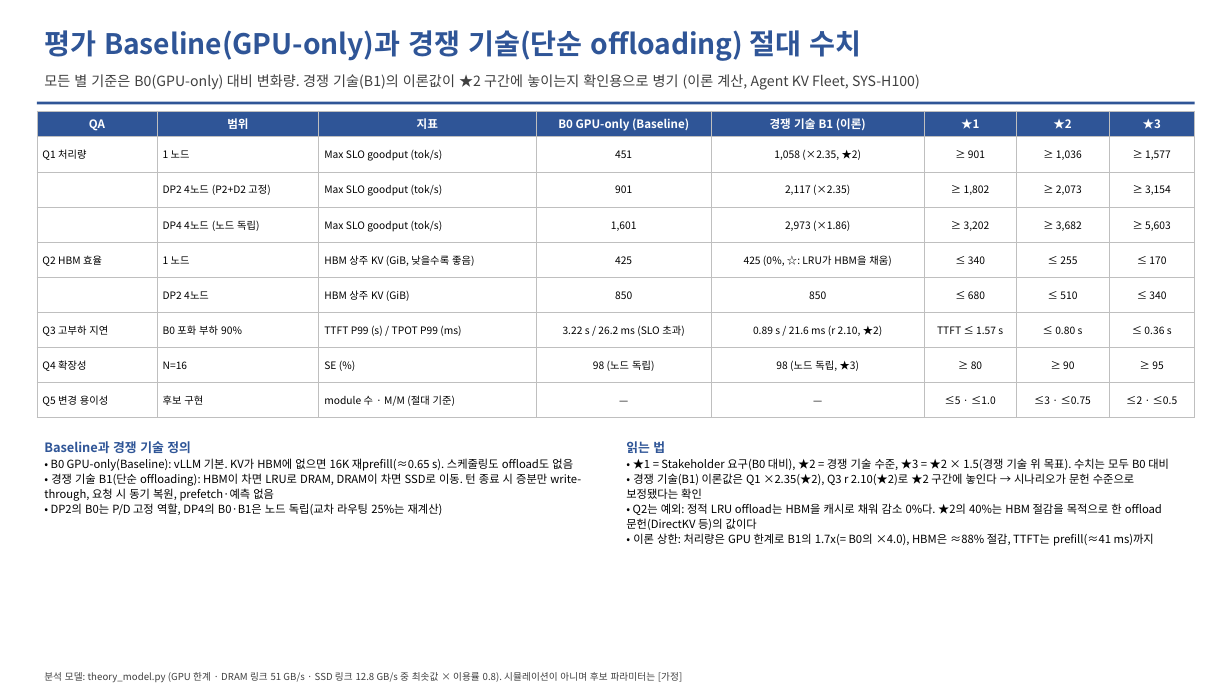
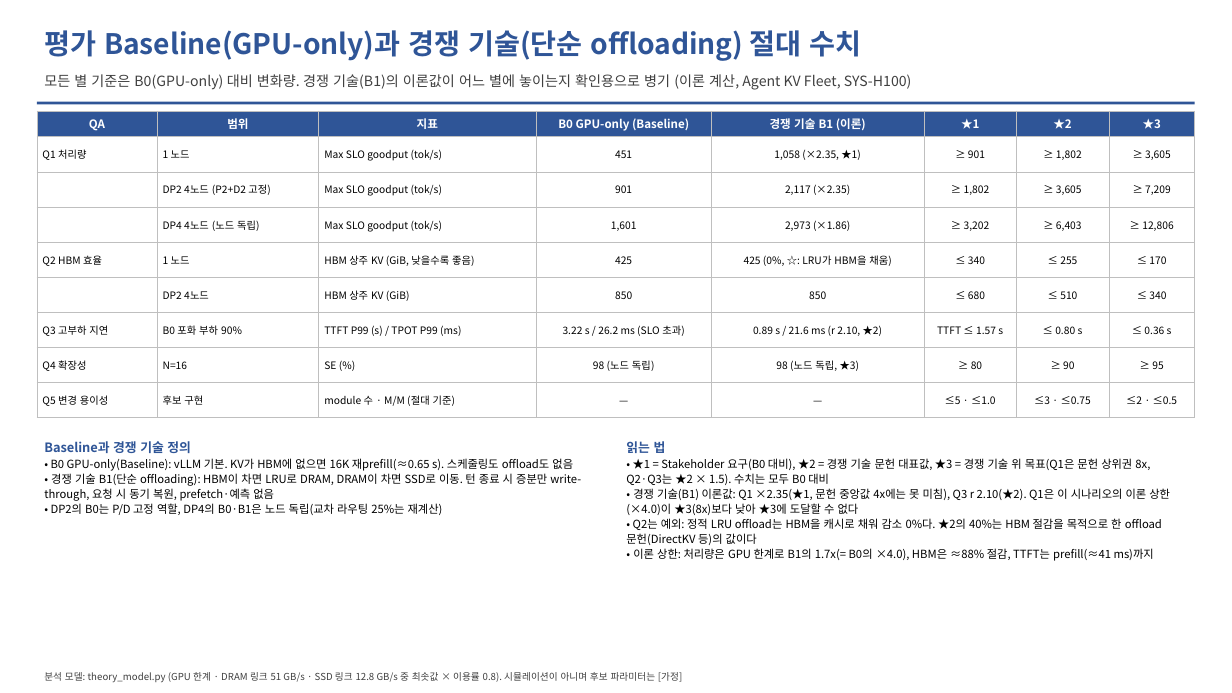
Before and after one commit to mkim0628/vllm, a slide deck: slide 10 of doc-mk/QA-criteria-v4/DP-QA-criteria-v4.pptx. Drawn at 1232x693 pixels with LibreOffice and Linux fonts; fonts in the diff are those of the drawing. Boxes give left, top, right and bottom in pixels: in the first picture for what was removed or moved away, otherwise in the second. Text is boxed around its words. In the diff, an @@ line names an element or a change of style, - is before the commit and + after.

```diff
--- a/doc-mk/QA-criteria-v4/DP-QA-criteria-v4.pptx
+++ b/doc-mk/QA-criteria-v4/DP-QA-criteria-v4.pptx
@@ text at <box>44,74,912,90</box>: text changed @@
-모든 별 기준은 B0(GPU-only) 대비 변화량. 경쟁 기술(B1)의 이론값이 ★2 구간에 놓이는지 확인용으로 병기 (이론 계산, Agent KV Fleet, SYS-H100)
+모든 별 기준은 B0(GPU-only) 대비 변화량. 경쟁 기술(B1)의 이론값이 어느 별에 놓이는지 확인용으로 병기 (이론 계산, Agent KV Fleet, SYS-H100)
@@ table at <box>37,111,1195,418</box> @@
-row 2: Q1 처리량 | 1 노드 | Max SLO goodput (tok/s) | 451 | 1,058 (×2.35, ★2) | ≥ 901 | ≥ 1,036 | ≥ 1,577
+row 2: Q1 처리량 | 1 노드 | Max SLO goodput (tok/s) | 451 | 1,058 (×2.35, ★1) | ≥ 901 | ≥ 1,802 | ≥ 3,605
-row 3, column 7: ≥ 2,073
+row 3, column 7: ≥ 3,605
-row 3, column 8: ≥ 3,154
+row 3, column 8: ≥ 7,209
-row 4, column 7: ≥ 3,682
+row 4, column 7: ≥ 6,403
-row 4, column 8: ≥ 5,603
+row 4, column 8: ≥ 12,806
@@ text at <box>626,458,1170,515</box>: text changed @@
-• ★1 = Stakeholder 요구(B0 대비), ★2 = 경쟁 기술 수준, ★3 = ★2 × 1.5(경쟁 기술 위 목표). 수치는 모두 B0 대비
-• 경쟁 기술(B1) 이론값은 Q1 ×2.35(★2), Q3 r 2.10(★2)로 ★2 구간에 놓인다 → 시나리오가 문헌 수준으로 보정됐다는 확인
+• ★1 = Stakeholder 요구(B0 대비), ★2 = 경쟁 기술 문헌 대표값, ★3 = 경쟁 기술 위 목표(Q1은 문헌 상위권 8x, Q2·Q3는 ★2 × 1.5). 수치는 모두 B0 대비
+• 경쟁 기술(B1) 이론값: Q1 ×2.35(★1, 문헌 중앙값 4x에는 못 미침), Q3 r 2.10(★2). Q1은 이 시나리오의 이론 상한(×4.0)이 ★3(8x)보다 낮아 ★3에 도달할 수 없다
```
Also in this commit, not shown: 10 other slides changed, 4 other files.
